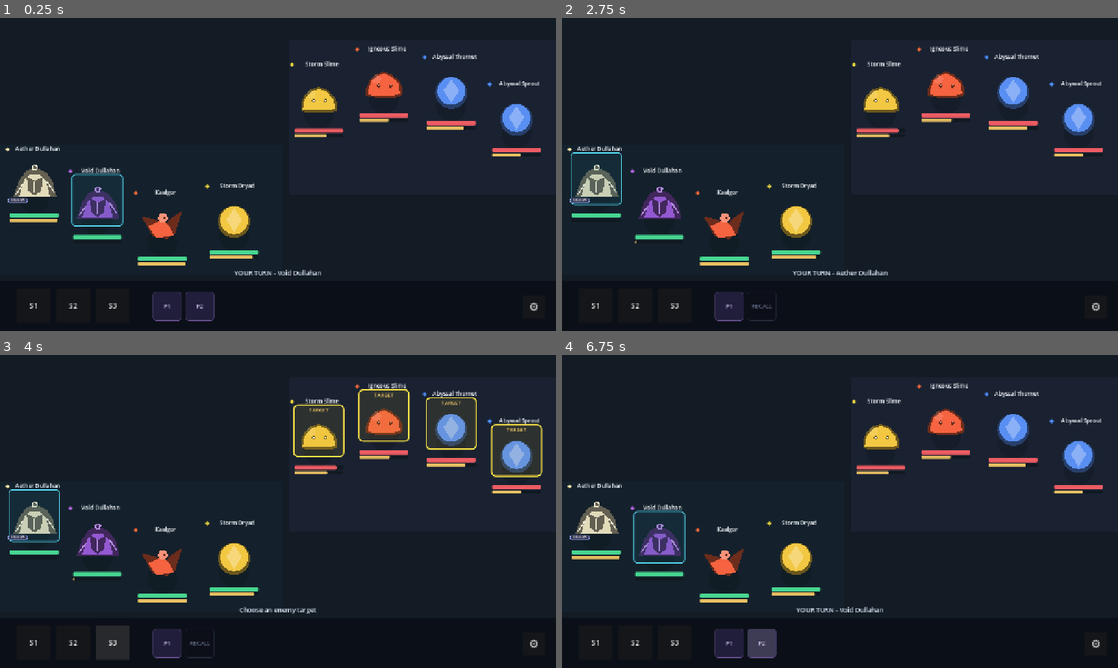
Above: before the commit, frames 1-4 (two rows, left to right).
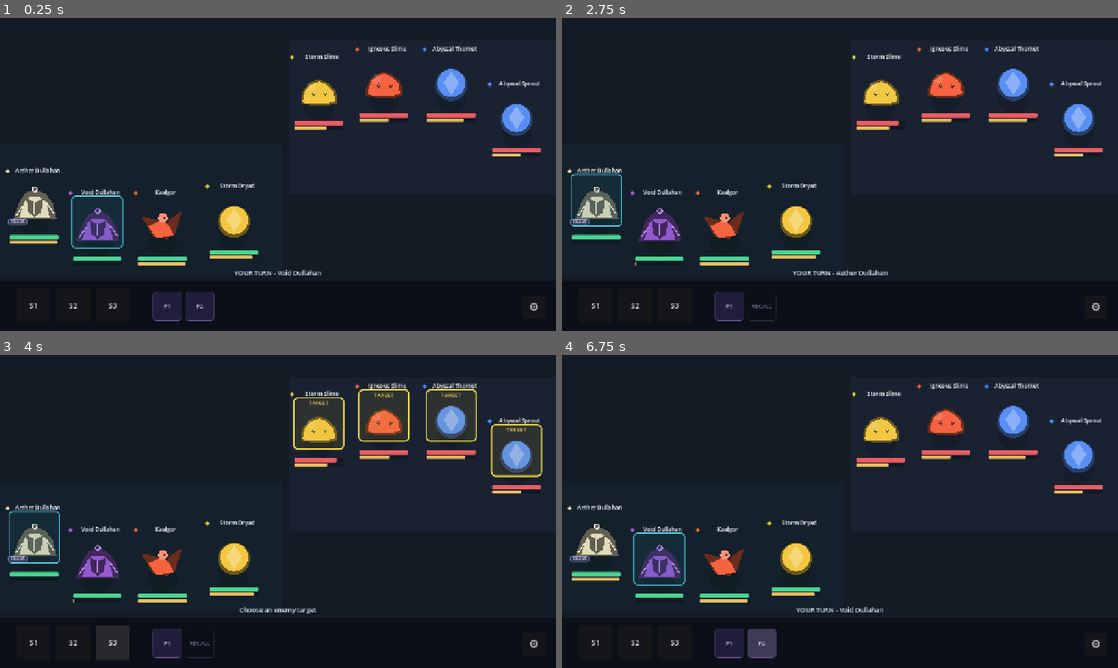
Above: after the commit, the same moments.

Repository: Akharyuu/monster-rpg
Game: Godot game, scene res://scenes/battle/battle_screen.tscn
Same seed, same stepped clock (60 frames per second), same inputs: the game is played once before the commit and once after it.
Inputs (mouse positions are in pixels of both pictures, inside the frame that each line leads up to):
- Up to frame 1 (0.25 s): no input
- Up to frame 2 (2.75 s): click "S1" at 0.5 s; click (878, 96) at 1.27 s; click "P1" at 2 s
- Up to frame 3 (4 s): click "S2" at 2.75 s; click "S3" at 3.5 s
- Up to frame 4 (6.75 s): click "RECALL" at 4.25 s; click "⚙" at 5 s; click "Restart demo" at 5.75 s; click "P2" at 6.5 s

The runs differ from the first frame. In frame 1, 5.2% of the frame differs, in the area x 1-86%, y 8-78%; in frame 2, 4.8%; in frame 3, 5.3%, in the area x 1-86%, y 8-80%; in frame 4, 5.2%.

Commit message:
fix: adjust only 4v4 unit heights as specified

Diff:
--- a/godot/scenes/battle/battle_screen.gd
+++ b/godot/scenes/battle/battle_screen.gd
@@ -133,8 +133,8 @@
         Vector2(420, 390)
     ],
     4: [
-        Vector2(10, 290),
-        Vector2(155, 340),
+        Vector2(10, 340),
+        Vector2(155, 390),
         Vector2(305, 390),
         Vector2(470, 375)
     ]
@@ -152,9 +152,9 @@
         Vector2(1050, 120)
     ],
     4: [
-        Vector2(665, 95),
+        Vector2(665, 78),
         Vector2(815, 60),
-        Vector2(970, 78),
+        Vector2(970, 60),
         Vector2(1120, 140)
     ]
 }
